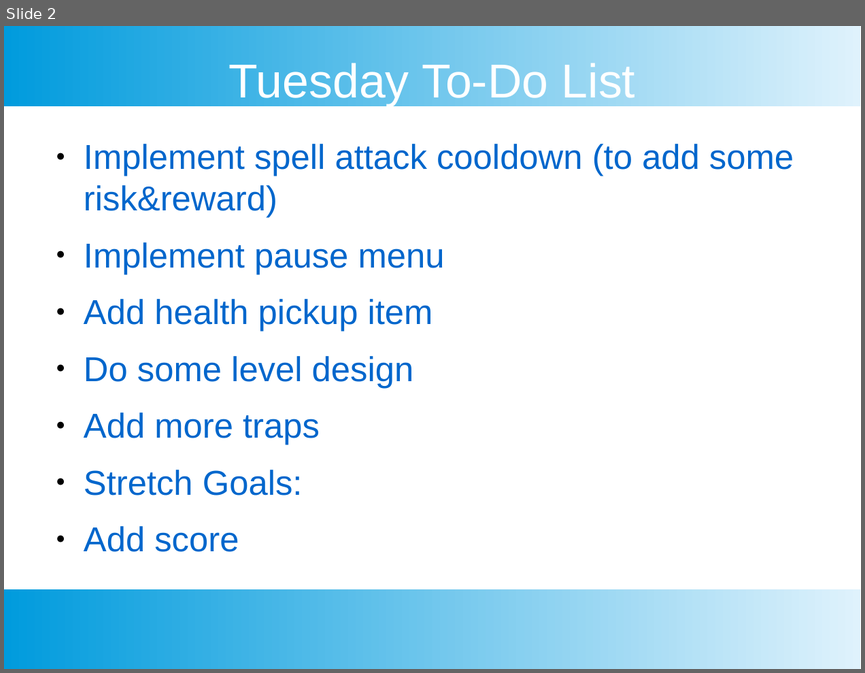
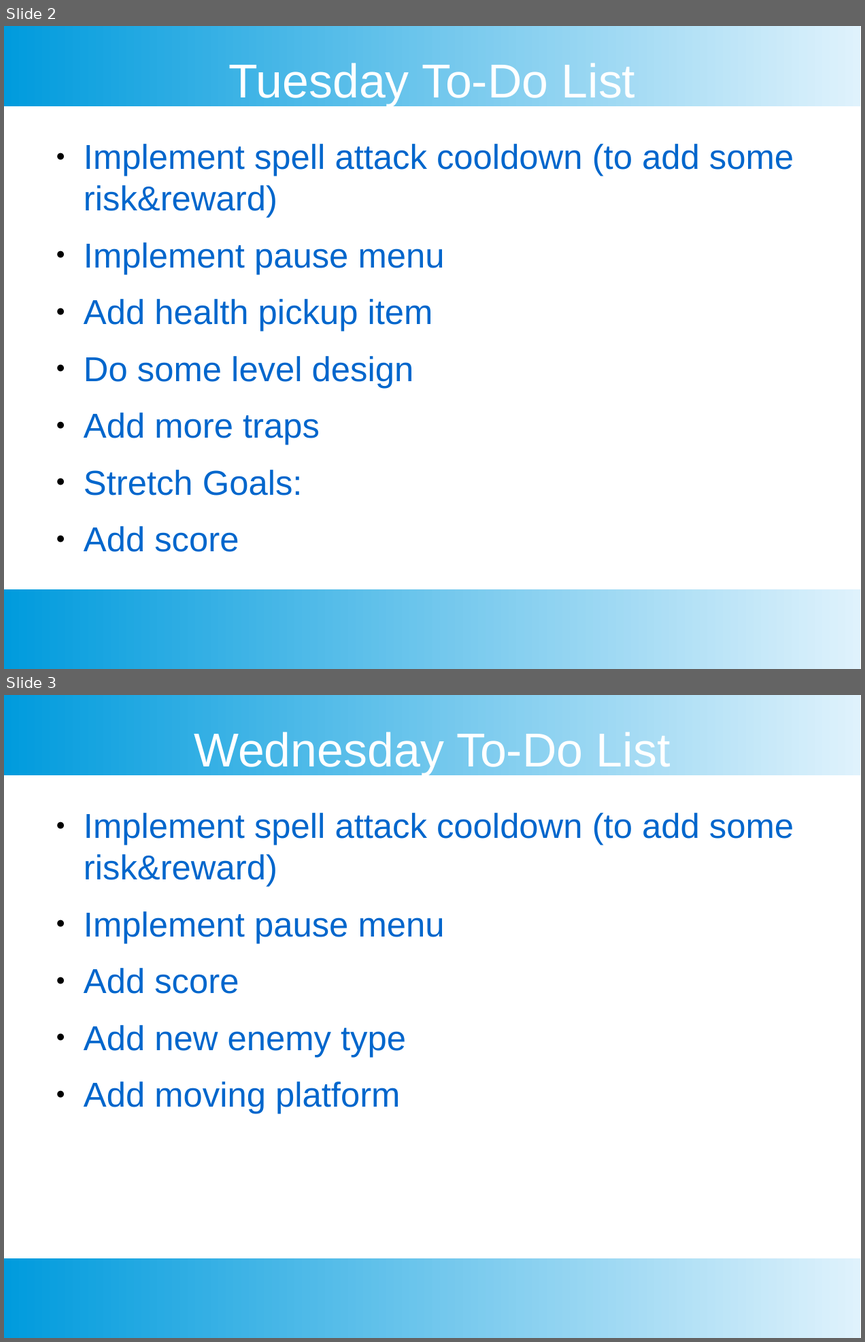
Before and after one commit to RamiB1234/JCCME-Training-Game, a slide deck: To-Do List.pptx. Shown one above the other, each under a label of ours: slide 2 before the commit, slides 2 and 3 after it. The pictures are 865x673 and 865x1342 pixels, drawn with LibreOffice and Linux fonts; fonts in the diff are those of the drawing. Boxes give left, top, right and bottom in pixels: in the first picture for what was removed or moved away, otherwise in the second. Text is boxed around its words. In the diff, an @@ line names an element or a change of style, - is before the commit and + after.

Commit message:
Implement moving platforms

```diff
--- a/To-Do List.pptx
+++ b/To-Do List.pptx
@@ slide 3 added at [4,695,861,1338], background #FFFFFF; not listed: 2 template elements that a slide beside it also shows @@
@@ text added at [194,728,670,775], 44 pt, text #FFFFFF @@
+Wednesday To-Do List
@@ text added at [84,813,793,1114], 32 pt, text #0066CC @@
+● Implement spell attack cooldown (to add some risk&reward)
+● Implement pause menu
+● Add score
+● Add new enemy type
+● Add moving platform
```
Also in this commit, not shown: 3 other files.
